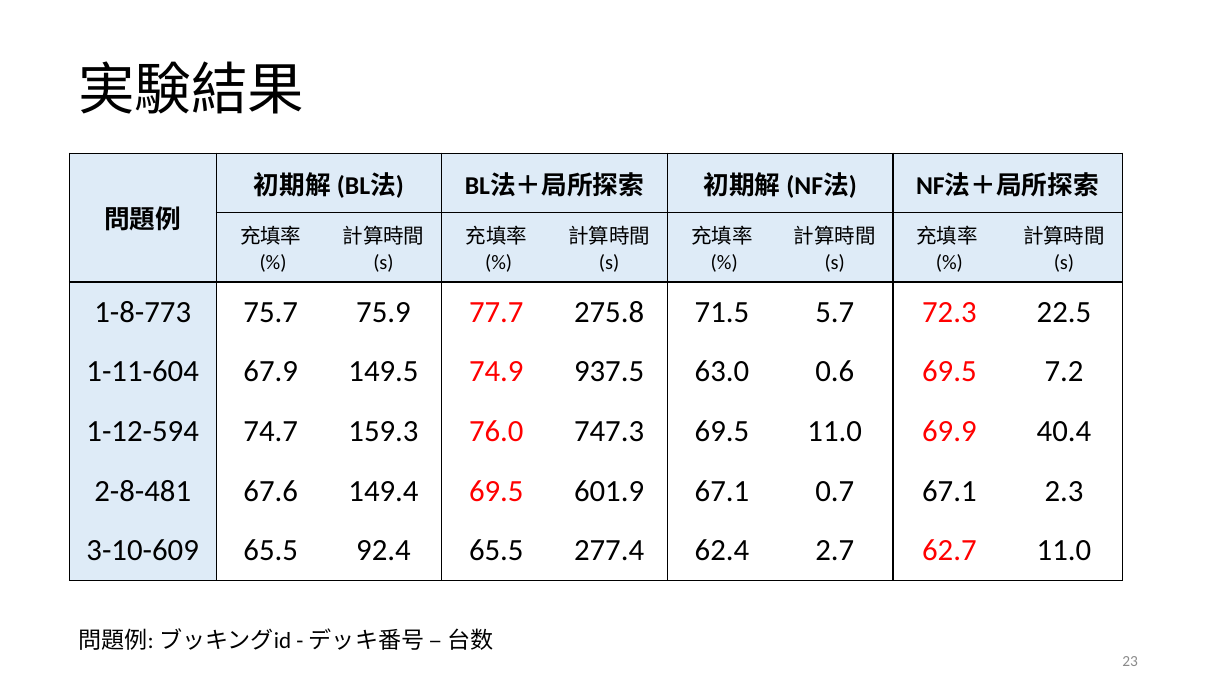
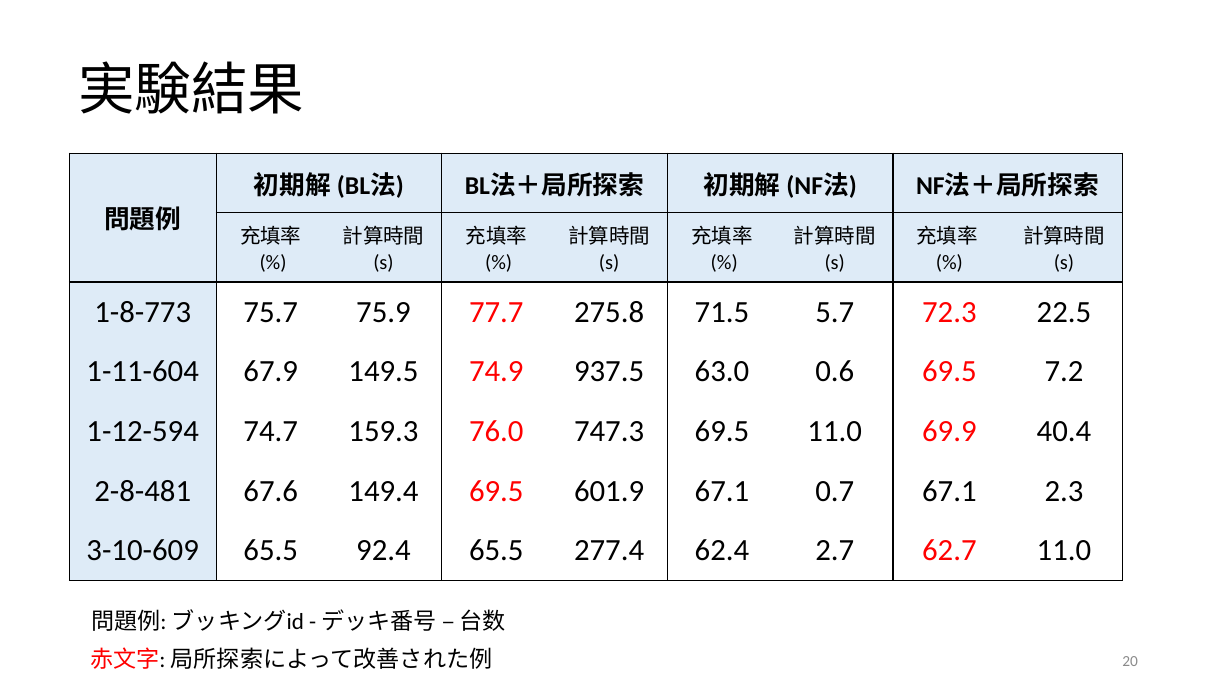
Before and after one commit to r-kurosu/kline, a slide deck: slide 20 of 卒論発表用スライド.pptx (slide 23 before the commit). Drawn at 1232x693 pixels with LibreOffice and Linux fonts; fonts in the diff are those of the drawing. Boxes give left, top, right and bottom in pixels: in the first picture for what was removed or moved away, otherwise in the second. Text is boxed around its words. In the diff, an @@ line names an element or a change of style, - is before the commit and + after.

```diff
--- a/卒論発表用スライド.pptx
+++ b/卒論発表用スライド.pptx
@@ text "問題例: ブッキングid - デッキ番号 – ...": place and size @@
-text "問題例: ブッキングid - デッキ番号 – ..." at bbox=[78, 628, 493, 650]
+text "問題例: ブッキングid - デッキ番号 – ..." at bbox=[91, 609, 506, 631]
@@ text added at bbox=[90, 647, 493, 669], 18 pt, text #000000 @@
+赤文字: 局所探索によって改善された例
@@ page number at bbox=[1122, 656, 1138, 666]: text changed @@
-23
+20
```
Also in this commit, not shown: 7 other slides changed, 3 slides removed, 6 other files.
